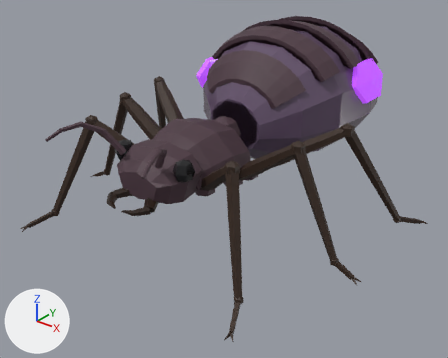
The glTF model Модели/Жуки/absorber.glb: old version first, new version second.
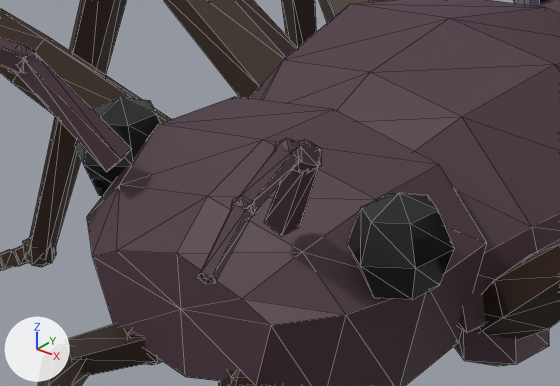
Each version appears first whole from a 50 mm lens placed at (3.41, -4.12, 2.99), pointed at (0.0, 0.14, 0.35), and next in a close-up on the part from 22% to 49% of the width and 33% to 56% of the height. Lighting does not change. The marker at lower left points along +X, +Y and +Z. The older version's two pictures come first. The close-ups show mesh edges as thin lines. Where no turn or scale is listed for an object, it has been applied to the vertices. Vertices at exactly the same position are counted once.

The first close-up shows 'AntSeg1002', 'AntSeg1003', 'EyeLeft001', 'EyeRight001', 'Femur000', 'Femur001', 'Femur003', 'HeadBase001', 'MandibleBase003', 'ROOT_00', 'ThoraxCore', 'Tibia003' and 17 more.
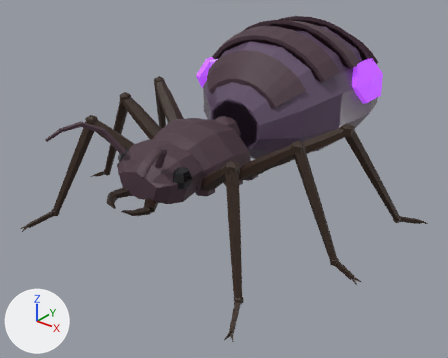
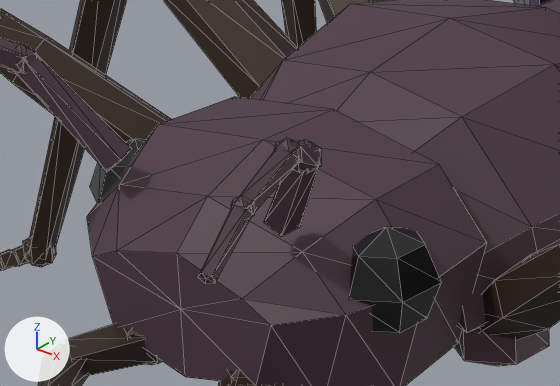
Where the change shows, as pixel boxes [x1, y1, x2, y2] in the close-ups (560 x 386 px):
'EyeLeft001', moved: before [348, 193, 455, 300]; after [350, 227, 442, 333]
'EyeRight001', moved: before [75, 97, 161, 196]; after [90, 138, 146, 203]

Edits to the bpy script that builds the scene:
```text
Change me_eyeleft001:
    used by ob_eyeleft001; location = (0.0, 0.0, 0.0)
    remove me_eyeleft001.from_pydata(...)  # 20 vertices, 36 faces; spans x 0.262..0.418, y -0.9..-0.7, z 0.78..0.98
    add me_eyeleft001.from_pydata(...)  # 20 vertices, 36 faces; spans x 0.23..0.386, y -0.9..-0.7, z 0.707..0.907
    me_eyeleft001 part 1: the whole mesh is moved by (-0.032, 0.0, -0.073)
Change me_eyeright001:
    used by ob_eyeright001; location = (0.0, 0.0, 0.0)
    remove me_eyeright001.from_pydata(...)  # 20 vertices, 36 faces; spans x -0.418..-0.262, y -0.9..-0.7, z 0.78..0.98
    add me_eyeright001.from_pydata(...)  # 20 vertices, 36 faces; spans x -0.386..-0.23, y -0.9..-0.7, z 0.707..0.907
    me_eyeright001 part 2: the whole mesh is moved by (0.032, 0.0, -0.073)
```
